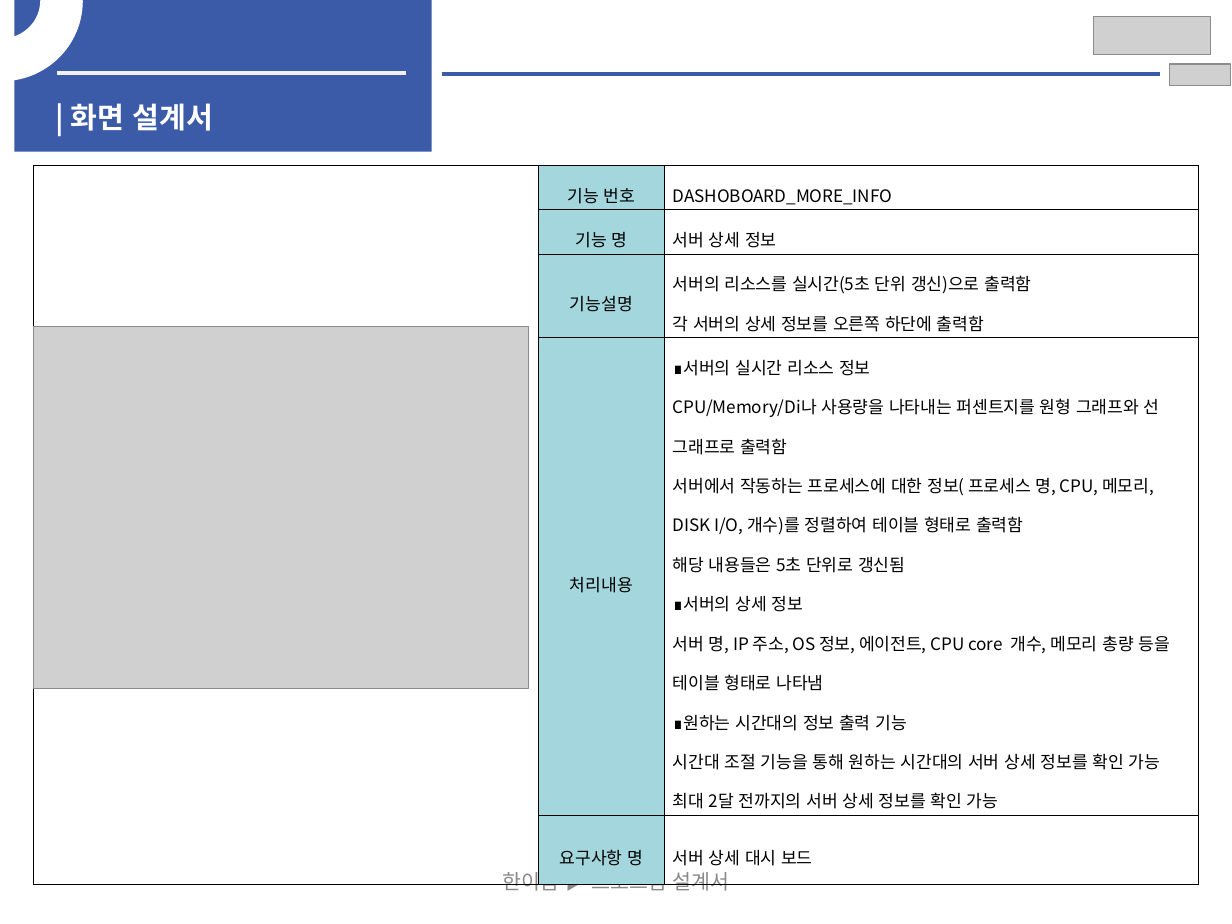
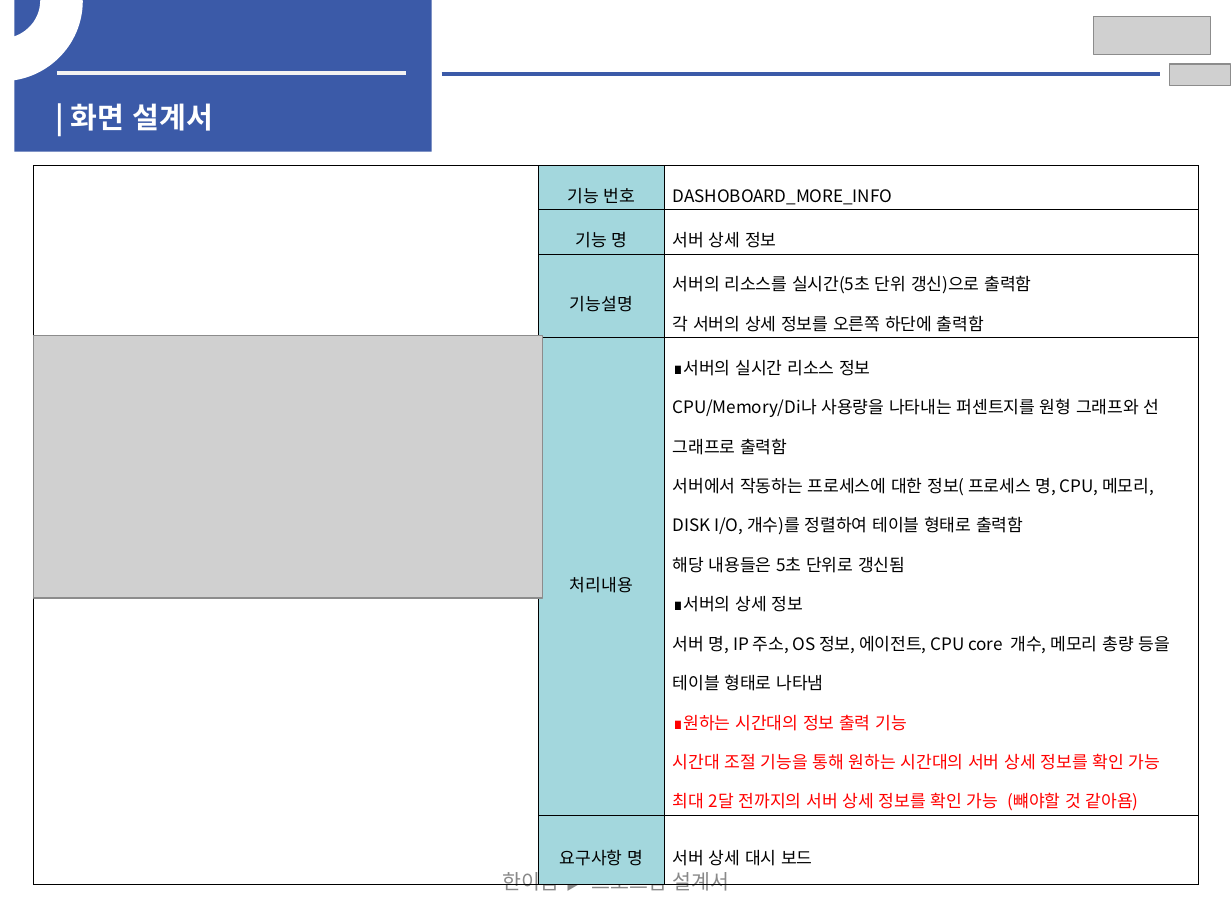
Before and after one commit to HwangYooHyun1/2023_Hanium_prj, a slide deck: slide 11 of 02_문서/03_중간보고서/2023_SW개발_HW제작설계서_일반_초안.pptx. Drawn at 1232x924 pixels with LibreOffice and Linux fonts; fonts in the diff are those of the drawing; grey boxes stand for pictures. Boxes give left, top, right and bottom in pixels: in the first picture for what was removed or moved away, otherwise in the second. Text is boxed around its words. In the diff, an @@ line names an element or a change of style, - is before the commit and + after.

```diff
--- a/02_문서/03_중간보고서/2023_SW개발_HW제작설계서_일반_초안.pptx
+++ b/02_문서/03_중간보고서/2023_SW개발_HW제작설계서_일반_초안.pptx
@@ table at <box>33,165,1197,870</box> @@
-row 4, column 3: ∎서버의 실시간 리소스 정보 CPU/Memory/Di나 사용량을 나타내는 퍼센트지를 원형 그래프와 선 그래프로 출력함 / 서버에서 작동하는 프로세스에 대한 정보( 프로세스 명, CPU, 메모리, DISK I/O, 개수)를 정렬하여 테이블 형태로 출력함 / 해당 내용들은 5초 단위로 갱신됨 / ∎서버의 상세 정보 / 서버 명, IP 주소, OS 정보, 에이전트, CPU core 개수, 메모리 총량 등을 테이블 형태로 나타냄 / ∎원하는 시간대의 정보 출력 기능 / 시간대 조절 기능을 통해 원하는 시간대의 서버 상세 정보를 확인 가능 / 최대 2달 전까지의 서버 상세 정보를 확인 가능
+row 4, column 3: ∎서버의 실시간 리소스 정보 CPU/Memory/Di나 사용량을 나타내는 퍼센트지를 원형 그래프와 선 그래프로 출력함 / 서버에서 작동하는 프로세스에 대한 정보( 프로세스 명, CPU, 메모리, DISK I/O, 개수)를 정렬하여 테이블 형태로 출력함 / 해당 내용들은 5초 단위로 갱신됨 / ∎서버의 상세 정보 / 서버 명, IP 주소, OS 정보, 에이전트, CPU core 개수, 메모리 총량 등을 테이블 형태로 나타냄 / ∎원하는 시간대의 정보 출력 기능 / 시간대 조절 기능을 통해 원하는 시간대의 서버 상세 정보를 확인 가능 / 최대 2달 전까지의 서버 상세 정보를 확인 가능 (뺴야할 것 같아욤)
@@ picture: place and size @@
-picture at <box>33,327,528,689</box>
+picture at <box>33,335,543,598</box>
```
Also in this commit, not shown: 4 other slides changed, 1 slide added, 1 other file.
